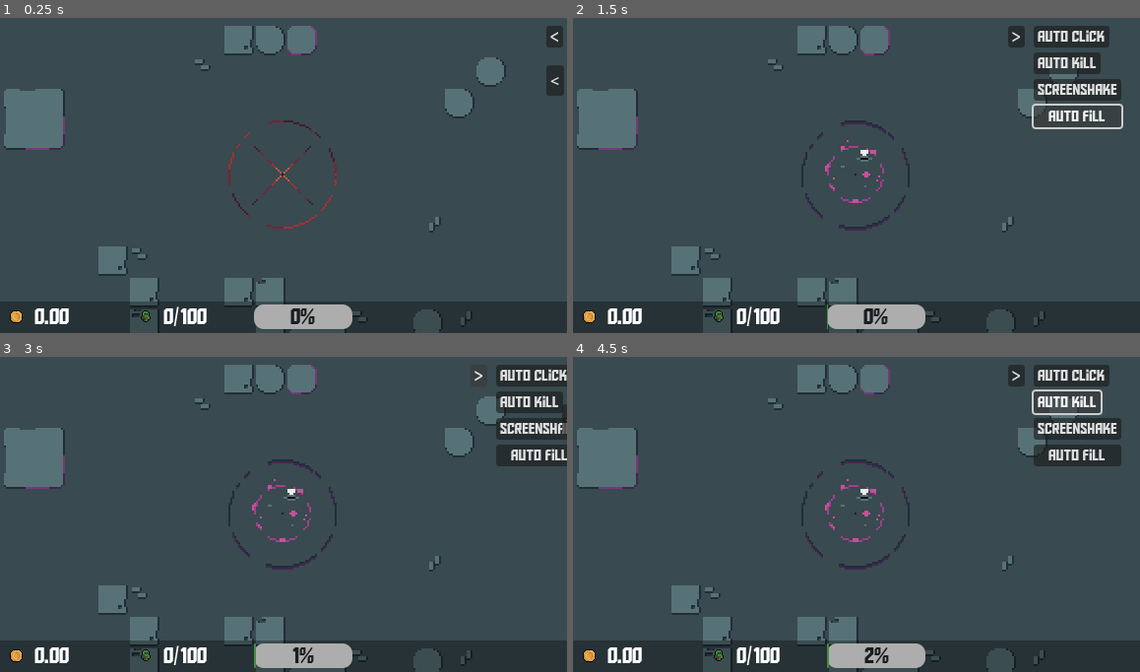
Above: before the commit, frames 1-4 (two rows, left to right).
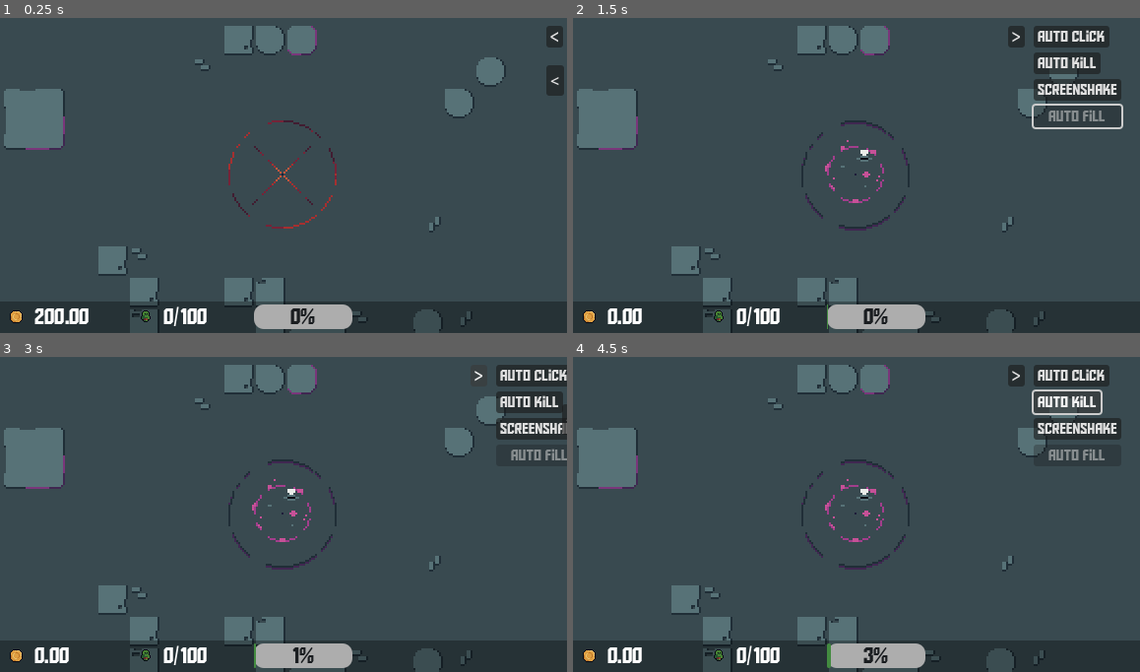
Above: after the commit, the same moments.

Repository: Jin9310/LudumDare55
Game: Godot game, scene res://NewGame/new_game.tscn
Two runs of this game, one before a commit and one after it. Both use one fixed random seed, a clock stepped at 60 frames per second and the inputs below.
Inputs:
- Up to frame 1 (0.25 s): no input
- Up to frame 2 (1.5 s): click "<" at 0.5 s; click "Auto Fill" at 1.25 s
- Up to frame 3 (3 s): click ">" at 2 s; click "<" at 2.75 s
- Up to frame 4 (4.5 s): click "Auto click" at 3.5 s; click "Auto kill" at 4.25 s

The runs differ from the first frame. In frame 1, 0.4% of the frame differs, in the area x 6-16%, y 92-98%; in frame 2, 0.2%; in frame 3, 0.2%; in frame 4, 0.4%, in the area x 44-94%, y 27-99%.

Commit message:
auto fill feature done

Diff:
--- a/Singletons/upgrades_manager.gd
+++ b/Singletons/upgrades_manager.gd
@@ -3,6 +3,7 @@
 ## fixed prices ##
 var auto_click_price: float = 50 #one time price
 var auto_kill_price: float = 75 #one time price
+var auto_fill_price: float = 200
 var kill_all_button_price: float
 ### prices that scale ###
 var kill_money_upgrade: float = 10
--- a/UI/StaticUpgrades_ui.gd
+++ b/UI/StaticUpgrades_ui.gd
@@ -1,6 +1,7 @@
 extends CanvasLayer
 
 signal play_scull
+signal auto_fill_enabled
 
 # 431 open position
 # 543 closed position
@@ -80,3 +81,10 @@
 	if GameManager.usable_money >= UpgradesManager.auto_click_price:
 		GameManager.auto_click = true
 		GameManager.usable_money -= UpgradesManager.auto_click_price
+
+
+func _on_auto_fill_btn_pressed(): #automatic fill of the Kill All progress bar
+	if GameManager.usable_money >= UpgradesManager.auto_fill_price:
+		GameManager.usable_money -= UpgradesManager.auto_fill_price
+		%auto_fill_btn.disabled = true
+		emit_signal("auto_fill_enabled")
--- a/UI/StaticUpgrades_ui.tscn
+++ b/UI/StaticUpgrades_ui.tscn
@@ -90,6 +90,7 @@
 texture_disabled = ExtResource("5_x1vm8")
 
 [node name="auto_fill_btn" type="Button" parent="MarginContainer/HBoxContainer/MarginContainer/HBoxContainer/VBoxContainer"]
+unique_name_in_owner = true
 layout_mode = 2
 tooltip_text = "Automatically fills the KILL ALL progress bar"
 theme_override_fonts/font = ExtResource("2_265if")
@@ -117,3 +118,4 @@
 [connection signal="pressed" from="MarginContainer/HBoxContainer/MarginContainer/HBoxContainer/VBoxContainer/auto_kill_btn" to="." method="_on_auto_kill_btn_pressed"]
 [connection signal="pressed" from="MarginContainer/HBoxContainer/MarginContainer/HBoxContainer/VBoxContainer/screenshake_btn" to="." method="_on_screenshake_btn_pressed"]
 [connection signal="pressed" from="MarginContainer/HBoxContainer/MarginContainer/HBoxContainer/VBoxContainer/a_click_btn" to="." method="_on_a_click_btn_pressed"]
+[connection signal="pressed" from="MarginContainer/HBoxContainer/MarginContainer/HBoxContainer/VBoxContainer/auto_fill_btn" to="." method="_on_auto_fill_btn_pressed"]
--- a/UI/lower_bar.gd
+++ b/UI/lower_bar.gd
@@ -4,8 +4,19 @@
 signal all_kill_clear_list
 signal play_scull
 
+@onready var static_upgrades: Node = get_node("/root/StaticUpgradesUi")
+
 var mouse_count: int = 0
 var kill_all_active: bool = false
+
+#autofill
+var auto_fill_on: bool = false
+var auto_fill_timer: float
+var auto_fill_timer_base: float = 3.0
+
+func _ready():
+	auto_fill_timer = auto_fill_timer_base
+	static_upgrades.connect("auto_fill_enabled", auto_fill_enabled)
 
 func _process(delta):
 	%Usable_mone_lbl.text = "%.2f" % GameManager.usable_money
@@ -24,6 +35,11 @@
 		%Kill_all_btn.visible = true
 		%ProgressBar.visible = false
 
+	if auto_fill_on:
+		auto_fill_timer -= delta
+		if auto_fill_timer <= 0:
+			%ProgressBar.value += 2.5
+			auto_fill_timer = auto_fill_timer_base
 
 func _on_button_pressed():
 	emit_signal("kill_all_pressed")
@@ -32,3 +48,6 @@
 	mouse_count = 0
 	%ProgressBar.value = 0
 	kill_all_active = false
+
+func auto_fill_enabled():
+	auto_fill_on = true
--- a/game_manager.gd
+++ b/game_manager.gd
@@ -20,7 +20,7 @@
 @export var max_spawned_acolytes: int = 100 # the base is that we can spawn max amount of acolytes
 
 ####   MONEY
-@export var usable_money: float = 0 #money that player currently have
+@export var usable_money: float = 200 #money that player currently have
 ####   MONEY UPGRADES   ####
 @export var kill_money_multiplicator: float = .1 #money gained per kill
 @export var click_money_multiplicator: float = .1 #money gained per click on spawn
